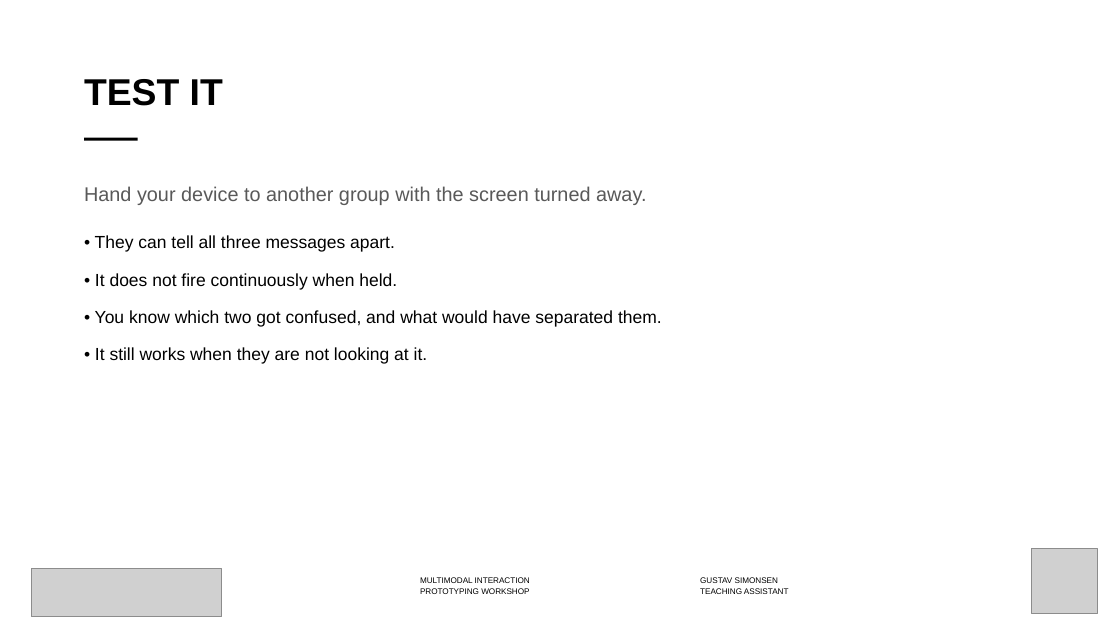
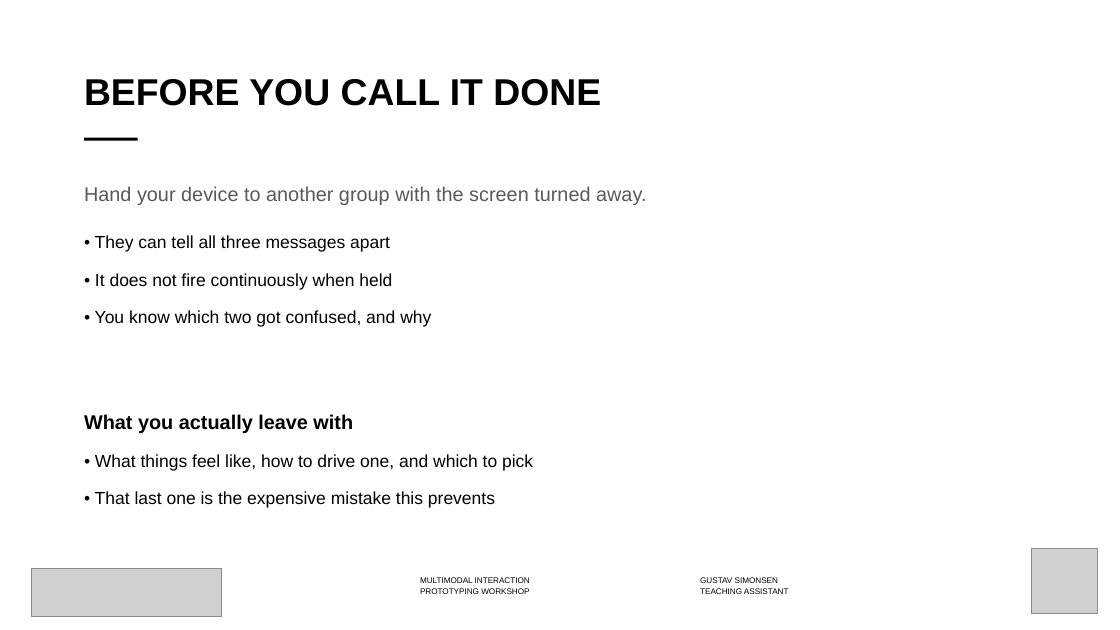
Before and after one commit to labtools-au/multimodal-actuator-workshop, a slide deck: slide 29 of docs/multimodal-actuator-workshop.pptx (slide 34 before the commit). Drawn at 1120x630 pixels with LibreOffice and Linux fonts; fonts in the diff are those of the drawing; grey boxes stand for pictures; background and template pictures are left out. Boxes give left, top, right and bottom in pixels: in the first picture for what was removed or moved away, otherwise in the second. Text is boxed around its words. In the diff, an @@ line names an element or a change of style, - is before the commit and + after.

```diff
--- a/docs/multimodal-actuator-workshop.pptx
+++ b/docs/multimodal-actuator-workshop.pptx
@@ title at [84, 79, 601, 106]: text changed @@
-TEST IT
+BEFORE YOU CALL IT DONE
@@ text at [84, 235, 533, 508]: text changed @@
-• They can tell all three messages apart.
-• It does not fire continuously when held.
-• You know which two got confused, and what would have separated them.
-• It still works when they are not looking at it.
+• They can tell all three messages apart
+• It does not fire continuously when held
+• You know which two got confused, and why
+What you actually leave with
+• What things feel like, how to drive one, and which to pick
+• That last one is the expensive mistake this prevents
```
Also in this commit, not shown: 2 other slides changed, 6 slides removed, 4 other files.
